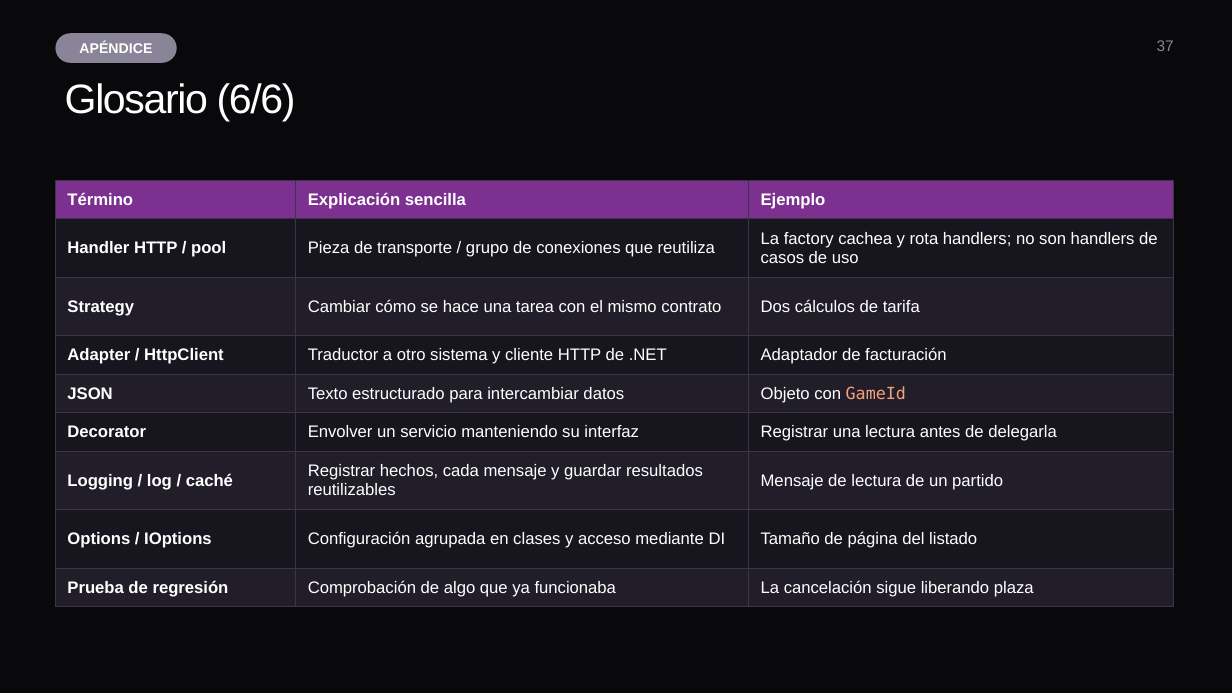
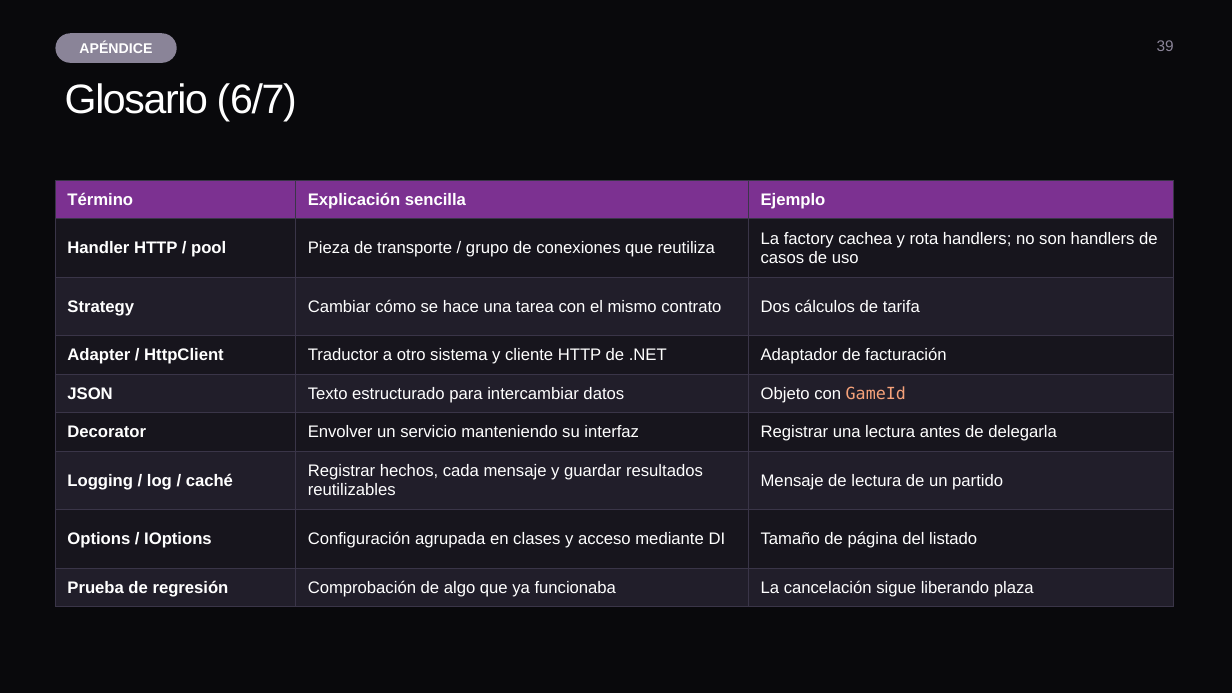
Before and after one commit to ybenzina/formacion-dotnet-junior, a slide deck: slide 39 of docs/masterclasses/masterclass-architecture.pptx (slide 37 before the commit). Drawn at 1232x693 pixels with LibreOffice and Linux fonts; fonts in the diff are those of the drawing. Boxes give left, top, right and bottom in pixels: in the first picture for what was removed or moved away, otherwise in the second. Text is boxed around its words. In the diff, an @@ line names an element or a change of style, - is before the commit and + after.

```diff
--- a/docs/masterclasses/masterclass-architecture.pptx
+++ b/docs/masterclasses/masterclass-architecture.pptx
@@ page number at [1157, 40, 1174, 51]: text changed @@
-37
+39
@@ title at [65, 83, 297, 122]: text changed @@
-Glosario (6/6)
+Glosario (6/7)
```
Also in this commit, not shown: 7 other slides changed, 3 slides added.
